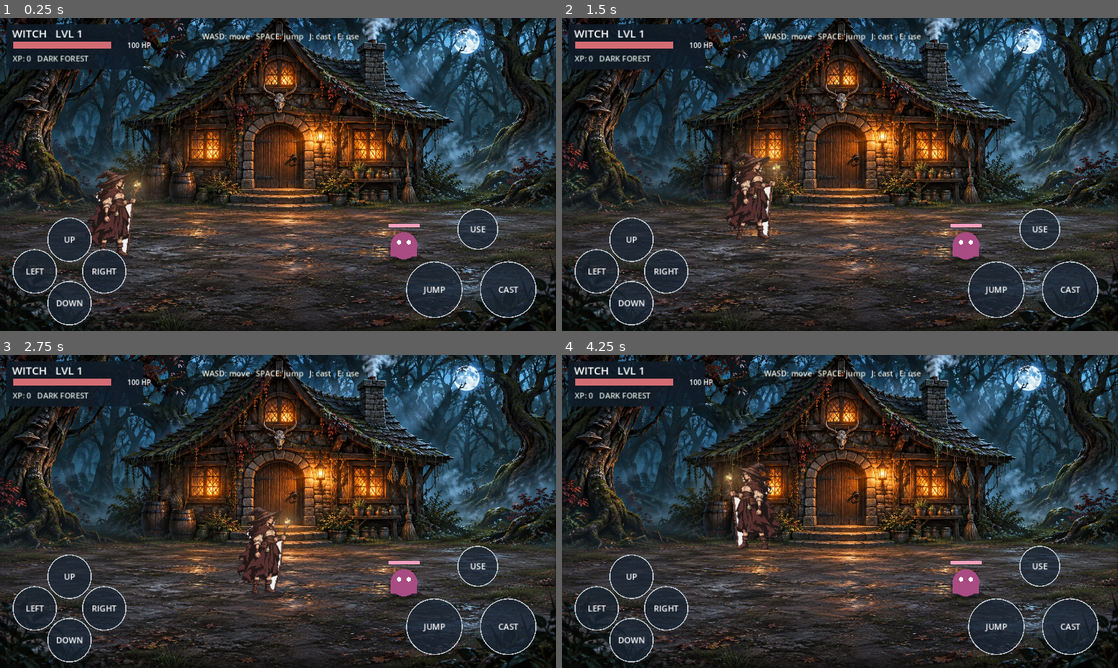
Above: before the commit, frames 1-4 (two rows, left to right).
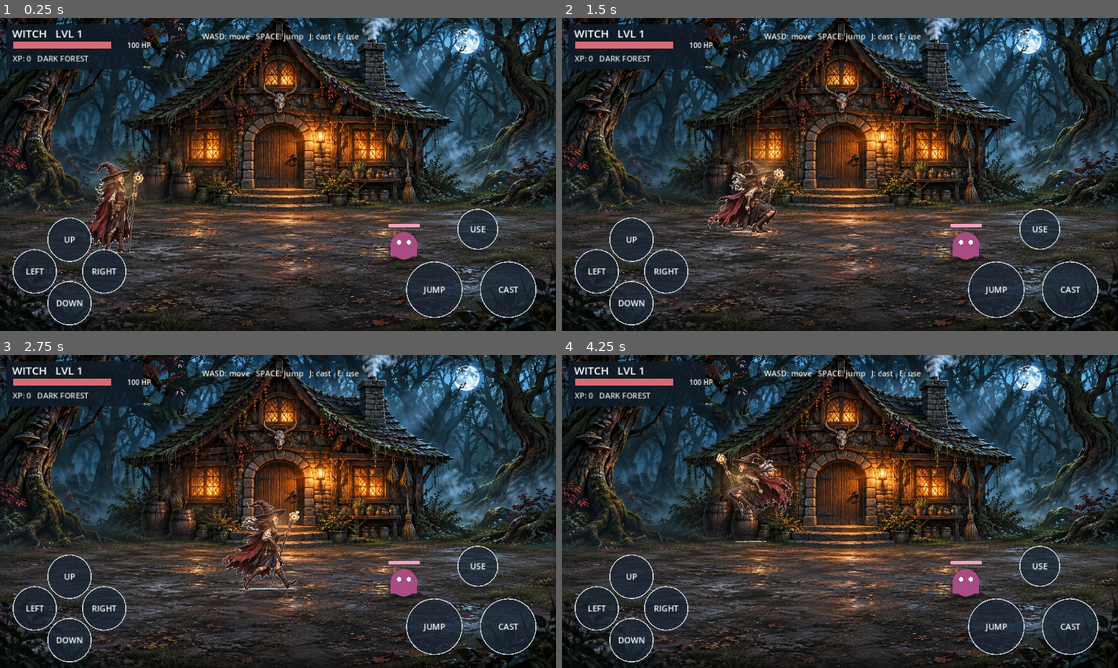
Above: after the commit, the same moments.

Repository: ZakharMig/Witch-game
Game: Godot game, scene res://main.tscn
Same seed, same stepped clock (60 frames per second), same inputs: the game is played once before the commit and once after it.
Inputs (mouse positions are in pixels of both pictures, inside the frame that each line leads up to):
- Up to frame 1 (0.25 s): no input
- Up to frame 2 (1.5 s): move the mouse to (962, 158) at 0.52 s; hold D 0.53-1.25 s; hold E 0.53-1.25 s; click (962, 158) at 0.67 s; tap Space at 0.77 s; drag from (728, 190) to (812, 237) at 1.27 s
- Up to frame 3 (2.75 s): move the mouse to (333, 442) at 2.02 s; hold D from 2.03 s (still down); hold E from 2.03 s (still down)
- Up to frame 4 (4.25 s): release D at 2.75 s; release E at 2.75 s; drag from (812, 574) to (673, 464) at 2.77 s; move the mouse to (1006, 558) at 3.52 s; hold A from 3.53 s (still down); hold E from 3.53 s (still down); tap Space at 3.77 s

The runs differ from the first frame. In frame 1, 1.4% of the frame differs, in the area x 15-27%, y 46-76%; in frame 2, 1.6%; in frame 3, 1.6%; in frame 4, 1.8%, in the area x 27-42%, y 31-63%.

Commit message:
v0.7: use 16 painted witch animation frames for idle, walk, jump, cast

Diff:
--- a/game.gd
+++ b/game.gd
@@ -1,7 +1,7 @@
 extends Node2D
 
-# Witch Game v0.7 — original-witch raster keyframes (Godot 4 / Xogot).
-# Preserve the existing witch.png silhouette and colours while animating poses.
+# Witch Game v0.7 — 16 separately painted pose frames (Godot 4 / Xogot).
+# The former witch.png asset is retained as a fallback art reference.
 const VIEW_W := 1280.0
 const VIEW_H := 720.0
 const MIN_X := 65.0
@@ -13,7 +13,8 @@
 const GRAVITY := 1300.0
 const CAST_SPEED := 680.0
 const CAST_RANGE_Y := 48.0
-const WITCH_TEXTURE: Texture2D = preload("res://art/witch.png")
+const WITCH_ATLAS: Texture2D = preload("res://art/witch_anim_v07.webp")
+const FRAME_EDGE := 320.0
 const FOREST_ART: Texture2D = preload("res://art/forest_painted_v06.webp")
 const INTERIOR_ART: Texture2D = preload("res://art/interior_v04.svg")
 const STAFF_GLOW: Texture2D = preload("res://art/staff_glow.svg")
@@ -42,132 +43,14 @@
 var anim_state := "idle"
 var anim_clock := 0.0
 var cast_anim_timer := 0.0
-var idle_frames: Array[Texture2D] = []
-var walk_frames: Array[Texture2D] = []
-var jump_frames: Array[Texture2D] = []
-var cast_frames: Array[Texture2D] = []
 var door_pos := Vector2(633, 472)
 var exit_pos := Vector2(640, 487)
 var enter_spawn := Vector2(640, 535)
 var exit_spawn := Vector2(640, 550)
 
 func _ready() -> void:
-    _build_animation_frames()
+    # Painted poses are pre-rendered; no per-pixel texture rebuild on iPad.
     queue_redraw()
-
-func _build_animation_frames() -> void:
-    # Build a lightweight frame atlas once, from the SAME original witch image.
-    # This is a first pose-based sprite animation pass, not hand-painted redraws.
-    var source := WITCH_TEXTURE.get_image()
-    source.convert(Image.FORMAT_RGBA8)
-    for i in range(4):
-        idle_frames.append(_make_pose(source, "idle", i, 4))
-    for i in range(6):
-        walk_frames.append(_make_pose(source, "walk", i, 6))
-    for i in range(4):
-        jump_frames.append(_make_pose(source, "jump", i, 4))
-    for i in range(4):
-        cast_frames.append(_make_pose(source, "cast", i, 4))
-
-func _make_pose(source: Image, state: String, index: int, count: int) -> Texture2D:
-    # Small independent shifts for head, cloak, boots, body and staff.
-    # Each pose is stored as its own raster texture and played by frame index.
-    var phase := TAU * float(index) / float(count)
-    var step := sin(phase)
-    var side := cos(phase)
-    var head_shift := 0.0
-    var cape_shift := 0.0
-    var left_leg_shift := 0.0
-    var right_leg_shift := 0.0
-    var staff_shift := 0.0
-    var body_shift := 0.0
-    match state:
-        "idle":
-            head_shift = side * 0.8
-            cape_shift = step * 1.8 + side * 0.8
-            staff_shift = step * 1.2
-            body_shift = side * 1.0
-        "walk":
-            head_shift = step * 1.2 + side * 0.8
-            cape_shift = step * 4.0 + side * 1.5
-            left_leg_shift = step * 5.0 + side * 1.3
-            right_leg_shift = -step * 5.0 + side * 1.3
-            staff_shift = -step * 1.8
-            body_shift = -absf(side) * 2.0
-        "jump":
-            match index:
-                0:
-                    left_leg_shift = -2.0
-                    right_leg_shift = 2.0
-                    cape_shift = -3.0
-                    body_shift = -2.0
-                1:
-                    left_leg_shift = 5.0
-                    right_leg_shift = -5.0
-                    cape_shift = -6.0
-                    body_shift = -3.0
-                    staff_shift = 2.0
-                2:
-                    left_leg_shift = -4.0
-                    right_leg_shift = 5.0
-                    cape_shift = 6.0
-                    staff_shift = 3.0
-                3:
-                    left_leg_shift = -2.0
-                    right_leg_shift = 2.0
-                    cape_shift = 2.0
-                    body_shift = 2.0
-        "cast":
-            match index:
-                0:
-                    staff_shift = -3.0
-                    cape_shift = -2.0
-                    head_shift = -1.0
-                1:
-                    staff_shift = 4.0
-                    cape_shift = 3.0
-                    head_shift = 1.0
-                2:
-                    staff_shift = 6.0
-                    cape_shift = 5.0
-                    head_shift = 1.5
-                3:
-                    staff_shift = 1.0
-                    cape_shift = 1.0
-
-    var w := source.get_width()
-    var h := source.get_height()
-    var pose := Image.create(w, h, false, Image.FORMAT_RGBA8)
-    pose.fill(Color.TRANSPARENT)
-    for y in range(h):
-        for x in range(w):
-            var fx := float(x)
-            var fy := float(y)
-            var shift_x := 0.0
-            var shift_y := 0.0
-            # The original 90x154 image has a hat/head above y=60.
-            if y < 62:
-                shift_x += head_shift * clampf((68.0 - fy) / 45.0, 0.0, 1.0)
-            # Loose cape occupies the left-hand part of the sprite.
-            if y > 55 and x < 48:
-                shift_x += cape_shift * clampf((48.0 - fx) / 42.0, 0.0, 1.0) * clampf((fy - 55.0) / 70.0, 0.0, 1.0)
-            # Opposing foot motion creates a visible walk cycle.
-            if y > 101:
-                var leg_weight := clampf((fy - 101.0) / 48.0, 0.0, 1.0)
-                if x < 47:
-                    shift_x += left_leg_shift * leg_weight
-                else:
-                    shift_x += right_leg_shift * leg_weight
-            # The staff sits at the right edge of the original PNG.
-            if x > 64 and y < 138:
-                shift_x += staff_shift * clampf((fx - 64.0) / 24.0, 0.0, 1.0)
-            if y > 52 and y < 114:
-                shift_y += body_shift * (1.0 - absf(fy - 83.0) / 31.0)
-            var src_x := x - roundi(shift_x)
-            var src_y := y - roundi(shift_y)
-            if src_x >= 0 and src_x < w and src_y >= 0 and src_y < h:
-                pose.set_pixel(x, y, source.get_pixel(src_x, src_y))
-    return ImageTexture.create_from_image(pose)
 
 func _process(delta: float) -> void:
     elapsed += delta
@@ -321,42 +204,47 @@
     _draw_button(Vector2(1100, 486), "USE", "use", 46)
 
 func _draw_witch() -> void:
-    # The ground shadow remains anchored during jumps.
-    draw_ground_ellipse(witch_position + Vector2(0, 2), 46, 12, Color(0.07, 0.08, 0.11, 0.42))
-    var frame_texture: Texture2D = WITCH_TEXTURE
-    var pose_index := 0
+    # 4x4 hand-painted keyframe atlas. Source frame = 320x320 px.
+    # Ground coordinate and airborne height remain independent.
+    draw_ground_ellipse(witch_position + Vector2(0.0, 2.0), 46.0, 12.0, Color(0.07, 0.08, 0.11, 0.42))
+    var atlas_row := 0
+    var atlas_col := 0
     match anim_state:
-        "idle":
-            pose_index = int(anim_clock / 0.26) % idle_frames.size()
-            frame_texture = idle_frames[pose_index]
         "walk":
-            pose_index = int(anim_clock / 0.085) % walk_frames.size()
-            frame_texture = walk_frames[pose_index]
+            atlas_row = 1
+            atlas_col = int(anim_clock * 9.0) % 4
         "jump":
-            if jump_velocity > 190.0:
-                pose_index = 1
-            elif jump_velocity < -190.0:
-                pose_index = 2
+            atlas_row = 2
+            if jump_velocity > 260.0:
+                atlas_col = 0
+            elif jump_velocity > 70.0:
+                atlas_col = 1
+            elif jump_velocity > -170.0:
+                atlas_col = 2
             else:
-                pose_index = 3
-            frame_texture = jump_frames[pose_index]
+                atlas_col = 3
         "cast":
-            pose_index = clampi(int((0.36 - cast_anim_timer) / 0.09), 0, cast_frames.size() - 1)
-            frame_texture = cast_frames[pose_index]
+            atlas_row = 3
+            atlas_col = clampi(int((0.36 - cast_anim_timer) / 0.09), 0, 3)
+        _:
+            atlas_row = 0
+            atlas_col = int(anim_clock * 3.5) % 4
     var screen_pos := witch_position + Vector2(0.0, -jump_height)
-    var sprite_size := Vector2(134.0, 201.0)
+    var sprite_size := Vector2(232.0, 224.0)
+    var source_rect := Rect2(float(atlas_col) * FRAME_EDGE, float(atlas_row) * FRAME_EDGE, FRAME_EDGE, FRAME_EDGE)
     draw_set_transform(screen_pos, 0.0, Vector2(float(facing), 1.0))
-    draw_texture_rect(frame_texture, Rect2(-sprite_size.x / 2.0, -sprite_size.y, sprite_size.x, sprite_size.y), false)
+    draw_texture_rect_region(WITCH_ATLAS, Rect2(-sprite_size.x * 0.5, -sprite_size.y, sprite_size.x, sprite_size.y), source_rect)
     draw_set_transform(Vector2.ZERO)
-    var orb_offset := Vector2(float(facing) * 52.0, -165.0)
-    if anim_state == "cast":
-        orb_offset += Vector2(float(facing) * 5.0, -2.0)
+
+    # The warm moving staff light follows the pose (front of the character).
+    var orb_offset := Vector2(float(facing) * 35.0, -163.0)
+    if anim_state == "cast" and atlas_col >= 1:
+        orb_offset = Vector2(float(facing) * 71.0, -151.0)
     var light_pos := screen_pos + orb_offset
     var light_radius := 92.0 + sin(elapsed * 4.2) * 4.0
     draw_texture_rect(STAFF_GLOW, Rect2(light_pos - Vector2.ONE * light_radius, Vector2.ONE * light_radius * 2.0), false)
-    draw_circle(light_pos, 3.0, Color("#ffdbaa"))
     if cast_flash > 0.0:
-        draw_arc(light_pos, 22.0, 0, TAU, 30, Color("#afff91"), 4.0)
+        draw_arc(light_pos, 22.0, 0.0, TAU, 30, Color("#afff91"), 4.0)
 
 func draw_ground_ellipse(center: Vector2, rx: float, ry: float, color: Color) -> void:
     draw_set_transform(center, 0, Vector2(rx / ry, 1.0))
Binary file added: art/witch_anim_v07.webp
